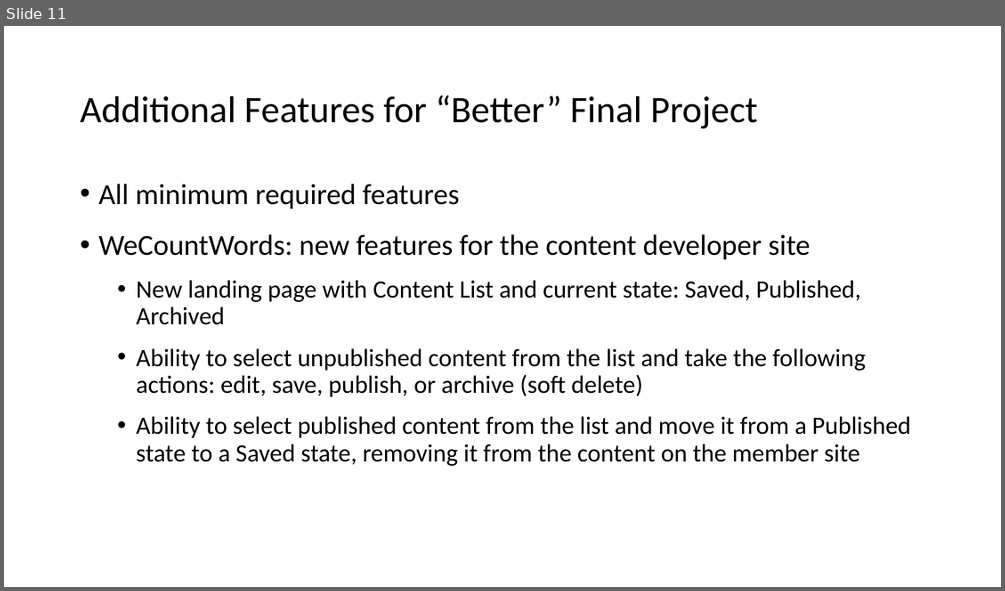
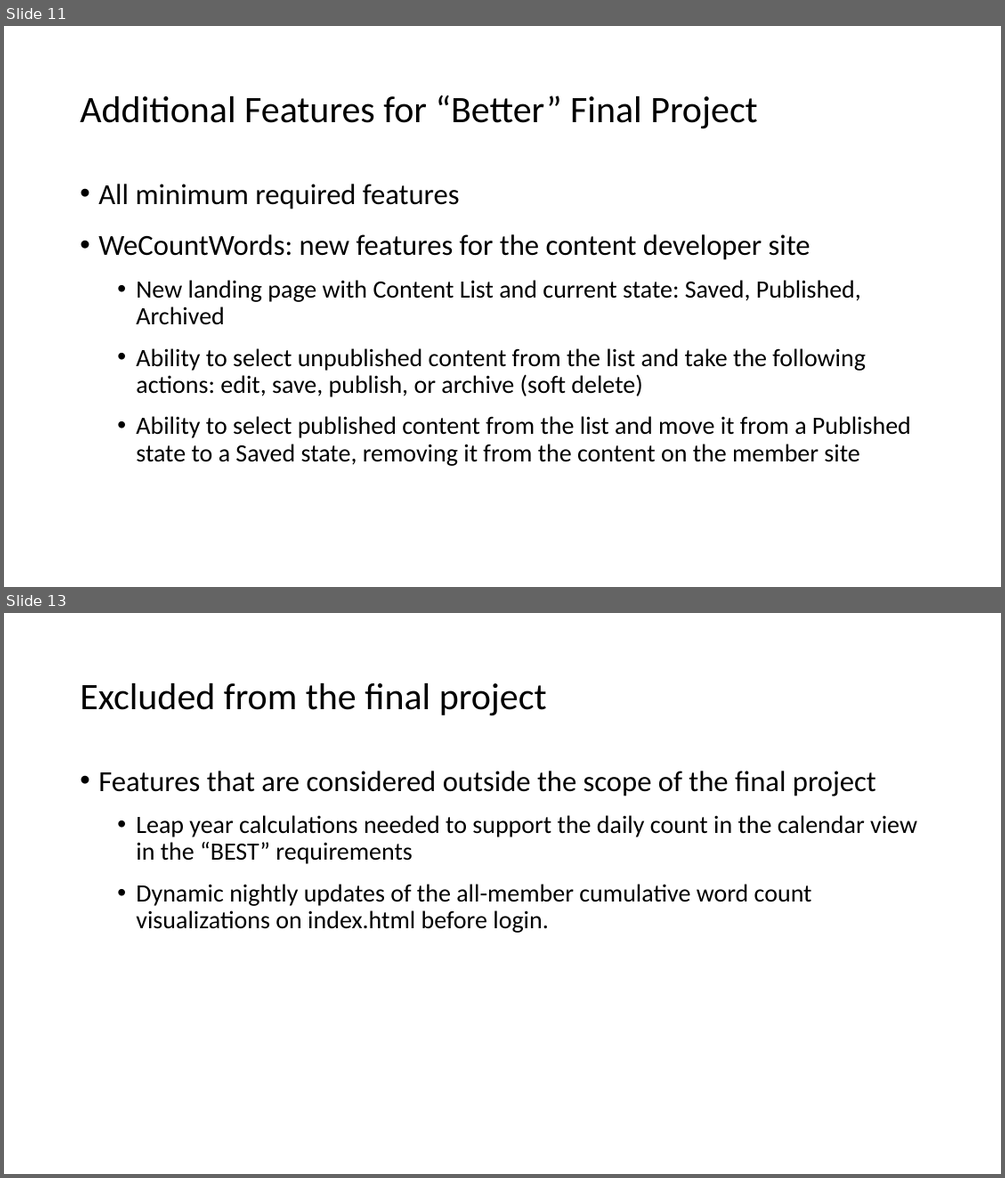
Before and after one commit to wecountwords/final--project, a slide deck: TEgan_CSCI-E-33A_FinalProject.pptx. Shown one above the other, each under a label of ours: slide 11 before the commit, slides 11 and 13 after it; the slides between them are not shown. The pictures are 1005x591 and 1005x1178 pixels, drawn with LibreOffice and Linux fonts; fonts in the diff are those of the drawing. Boxes give left, top, right and bottom in pixels: in the first picture for what was removed or moved away, otherwise in the second. Text is boxed around its words. In the diff, an @@ line names an element or a change of style, - is before the commit and + after.

Commit message:
updated with out of scope info

```diff
--- a/TEgan_CSCI-E-33A_FinalProject.pptx
+++ b/TEgan_CSCI-E-33A_FinalProject.pptx
@@ slide 13 added at [4, 613, 1001, 1174], background #FFFFFF @@
@@ title added at [80, 683, 547, 716], 36 pt, text #000000 @@
+Excluded from the final project
@@ text added at [98, 771, 917, 933], 24 pt, text #000000 @@
+• Features that are considered outside the scope of the final project
+  • Leap year calculations needed to support the daily count in the calendar view in the “BEST” requirements
+  • Dynamic nightly updates of the all-member cumulative word count visualizations on index.html before login.
```
Also in this commit, not shown: 2 slides changed, 1 slide removed.
